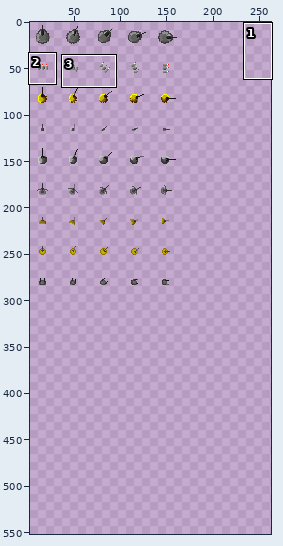
Sprite sheet -- sprites/towers.png. The first picture is a wide view before the edit; the outline marks the close-up.
Close-up. Before:
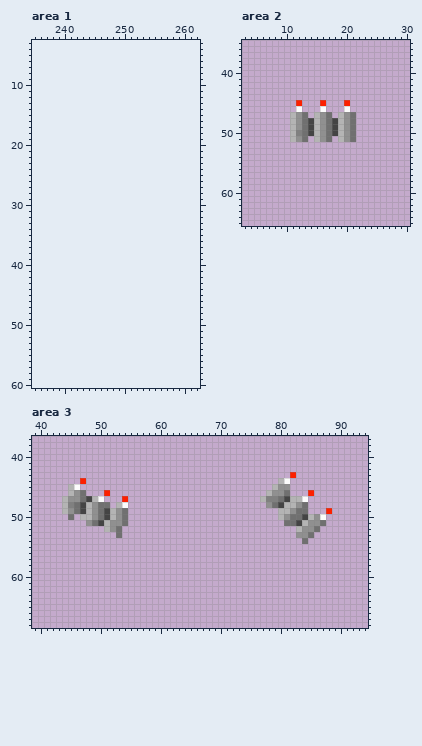
The file is 165x297 pixels. Shown: area 1: x 235..262, y 3..60; area 2: x 3..30, y 35..65; area 3: x 39..94, y 37..68. The old version is drawn lined up with the new one, on the new canvas. The wide view leaves out empty margins. The commit also changed other parts of the picture, which this record leaves out.
Once edited:
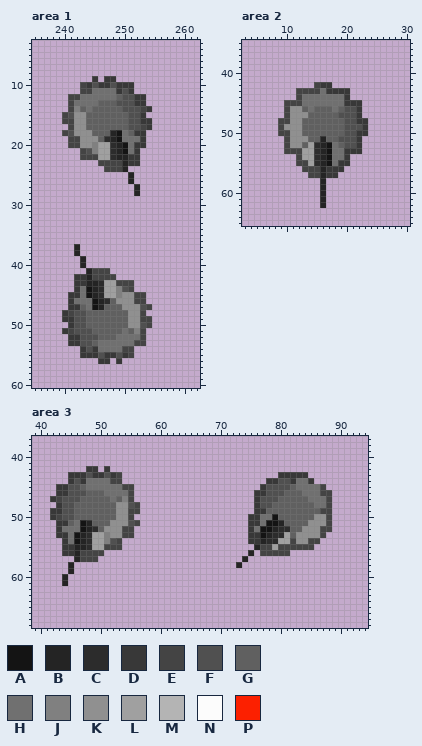
Palette (. is transparent): A #141414  B #242424  C #2c2c2c  D #383838  E #444444  F #505050  G #606060  H #707070  J #808080  K #909090  L #a0a0a0  M #b4b4b4  N #fcfcfc  P #fc2000
Change:
canvas 165x297 -> 264x594
Changed rows in their new state; - is an unchanged pixel.
Area 1:
first column x 240:
 9 -----D-DD------
10 ---EDFDDFDDD---
11 ---EEHHHHDFD---
12 -EEHHHHHHGFFDD-
13 -EHHHHGGGFFFDD-
14 -EJGHGGGGGFFFED
15 EFKKGGGGGGGFFD-
16 EEKKGGGGGGGFFDD
17 -EKKGGGGGGGFFED
18 EFKKKGGGBAHGDD-
19 -EEKKKGCBAHHHD-
20 -EEKKJLLCBAHDD-
21 ---EFJLLCBAHD--
22 ---EEELLCBBDD--
23 ------EEEEBDD--
24 -------EEEB----
25 -----------B---
26 -----------B---
27 ------------B--
28 ------------B--
first column x 240:
37 --B------------
38 --B------------
39 ---B-----------
40 ---B-----------
41 ----BEEE-------
42 --DDBEEEE------
43 --DDBBCLLEEE---
44 --DHABCLLJFE---
45 -DDHABCLLJKKEE-
46 -DHHHABCGKKKEE-
47 -DDGHABGGGKKKFE
48 DEFFGGGGGGGKKE-
49 DDFFGGGGGGGKKEE
50 -DFFGGGGGGGKKFE
51 DEFFFGGGGGHGJE-
52 -DDFFFGGGHHHHE-
53 -DDFFGHHHHHHEE-
54 ---DFDHHHHEE---
55 ---DDDFDDFDE---
56 ------DD-D-----
Area 2:
first column x 9:
42 ------EDD------
43 ---EEEEHDDDD---
44 ---EHHHHHHHD---
45 -EEEHHHHHHHDDD-
46 -EKKGHGGGHGFFD-
47 -EK-KGGGGGFFFD-
48 EEK-GGGGGGGFFDD
49 EKK-GGGGGGGFFFD
50 EEKKGGGGGGGFFDD
51 -EK-KGGBGGFFFD-
52 -EKKGLCBAHGFFD-
53 -EEELLCBAHHDDD-
54 ---ELLCBAHHD---
55 ---EELCBAHDD---
56 ----EEEBDDD----
57 -----EEBDD-----
58 -------B-------
59 -------B-------
60 -------B-------
61 -------B-------
62 -------B-------
Area 3:
first column x 42:
42 ------DD-D-------------------------------------
43 ---DDDFDDFDE--------------------------DDDDD----
44 ---DFDHHHHEE------------------------DDFFDHHD---
45 -DDFFGHHHHHHEE---------------------DFFFFGHHHHE-
46 -DDFFFGGGHHHHE--------------------DDFFFGGGHHHEE
47 DEFFFGGGGGHGJE--------------------DFFFGGGGGHHHE
48 -DFFGGGGGGGKKFE-------------------DFFGGGGGGGHHE
49 DDFFGGGGGGG-KEE-------------------DDGGGGGGGGGEE
50 DEFFGGGGGGG-KE-------------------DDHHAGGGGGG-KE
51 -DDGHABGGG--KFE------------------DDHAABGGGG--KE
52 -DHHHABCGK-KEE-------------------DHAABCCGG--KEE
53 -DDHABCLLJKKEE-------------------DDABCCLG--KKE-
54 --DHABCLLJFE---------------------DDBCCLLEKKEE--
55 --DDBBCLLEEE----------------------BEELEEEEEE---
56 --DDBEEEE------------------------B-EEEEE-------
57 ----BEEE------------------------B--------------
58 ---B---------------------------B---------------
59 ---B-------------------------------------------
60 --B--------------------------------------------
61 --B--------------------------------------------
